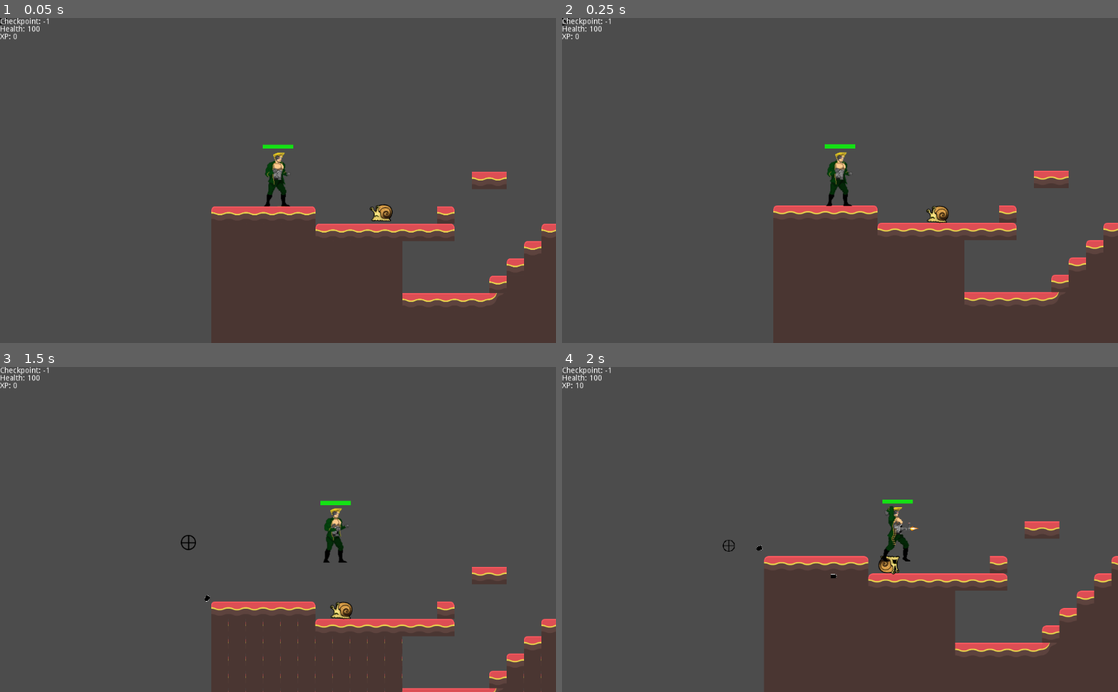
Above: before the commit, frames 1-4 (two rows, left to right).
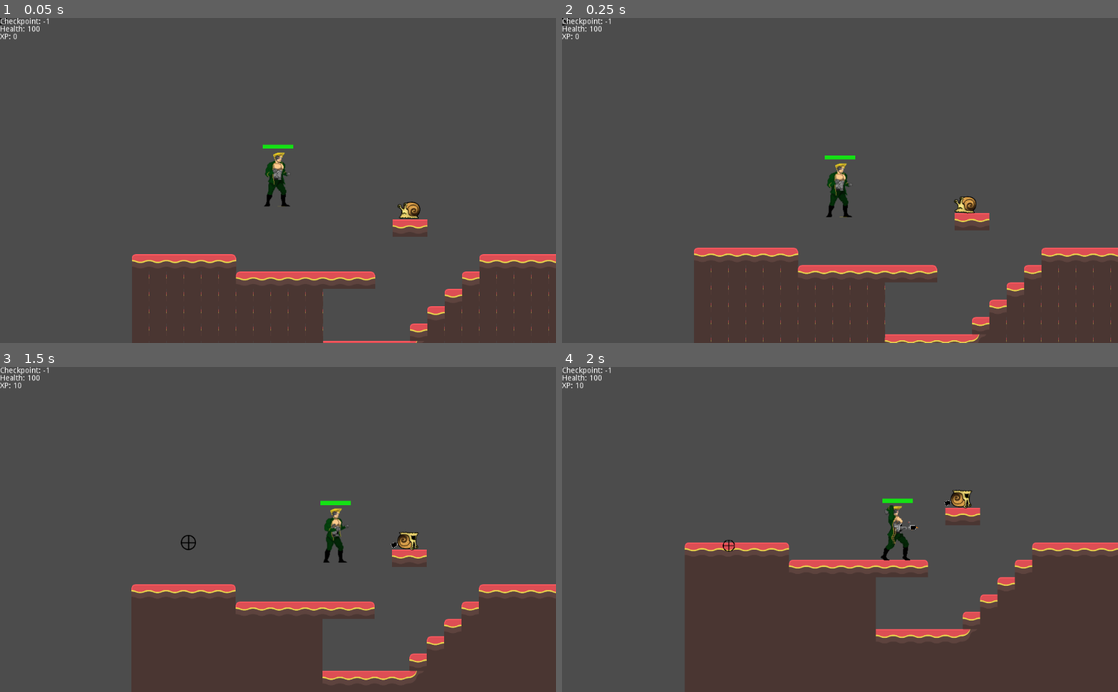
Above: after the commit, the same moments.

Repository: jfdoming/Project-B
Game: Godot game, scene res://scenes/Level2.tscn
Two runs of this game, one before a commit and one after it. Both use one fixed random seed, a clock stepped at 60 frames per second and the inputs below. This scene is started directly instead of the project's main scene.
Inputs (mouse positions are in pixels of both pictures, inside the frame that each line leads up to):
- Up to frame 1 (0.05 s): no input
- Up to frame 2 (0.25 s): no input
- Up to frame 3 (1.5 s): move the mouse to (400, 513) at 0.52 s; hold Right (ui_right) from 0.53 s (still down); click (400, 513) at 0.6 s; tap Space (ui_select) at 0.77 s; move the mouse to (166, 545) at 1.27 s; tap F (fire_chest) at 1.35 s
- Up to frame 4 (2 s): keep holding Right (ui_right); tap Space (ui_select) at 1.52 s

The runs differ from the first frame. In frame 1, 15% of the frame differs, in the area x 23-100%, y 47-100%; in frame 2, 16%; in frame 3, 14%; in frame 4, 17%, in the area x 22-100%, y 37-100%.

Commit message:
1. Fixed some minor bugs for all enemies 2. Enemies can now be killed with a bullet 3. Gregory can now jump at random intervals 4. Enemies movement is limited to some bounds

Diff:
--- a/Bullet.gd
+++ b/Bullet.gd
@@ -2,7 +2,7 @@
 
 signal kill_obtained
 
-export (int) var damage = 0
+export (int) var damage = 0 #Gets updated by Player node
 
 func _on_Timer_timeout():
 	queue_free()
--- a/Bullet.tscn
+++ b/Bullet.tscn
@@ -9,8 +9,8 @@
 
 [node name="Bullet" type="RigidBody2D"]
 z_index = 1
-collision_layer = 4
-collision_mask = 9
+collision_layer = 128
+collision_mask = 5
 gravity_scale = 0.0
 script = ExtResource( 2 )
 
@@ -28,4 +28,5 @@
 wait_time = 3.0
 one_shot = true
 autostart = true
+[connection signal="body_entered" from="." to="." method="_on_Bullet_body_entered"]
 [connection signal="timeout" from="Timer" to="." method="_on_Timer_timeout"]
--- a/Player.gd
+++ b/Player.gd
@@ -170,7 +170,6 @@
 		just_jumped = false
 	velocity = move_and_slide(velocity, Vector2(0, -1))
 
-
 func obtain_checkpoint(id, new_spawn_location):
 	# Mark if we have something to save.
 	if checkpoint != id or spawn_location != new_spawn_location:
@@ -201,7 +200,6 @@
 		return
 
 	active_damage -= damage
-
 
 func on_kill(reward):
 	if reward == 0:
@@ -256,7 +254,6 @@
 
 #This happens when an object of type enemy touches the player
 func _on_EnemyDetector_body_entered(body):
-	print(body.name)
 	if "BasicEnemy" in body.name and body.isDead == false:
 		take_damage(basic_enemy_damage)
 	if "Boomerang" in body.name and body.isDead == false:
@@ -266,3 +263,6 @@
 	for i in range(9, 24, 2):
 		if $FireChestAnimation.get_frame() == i:
 			chest_shoot()
+
+func take_damage(damage):
+	.take_damage(damage)
--- a/layout_elements/BasicEnemy.gd
+++ b/layout_elements/BasicEnemy.gd
@@ -1,6 +1,4 @@
-extends KinematicBody2D
-
-onready var player_path = get_parent().get_node("Sidescroller/Player")
+extends "res://layout_elements/kinematicBody.gd"
 
 export var killExp = 10
 
@@ -21,11 +19,7 @@
 	if isDead == false:
 		if "Player" in body.name:
 			if body.jumping ==true  && body.global_position.y < get_node("StompDetector").global_position.y:
-				isDead = true
-				get_node("CollisionShape2D").disabled = true
-				$AnimatedSprite.play("dead")
-				$Timer.start() #After this time, enemy vanishes
-				body.on_kill(killExp)
+				die()
 			else:
 				body.take_damage(body.basic_enemy_damage)
 
@@ -56,3 +50,14 @@
 
 func _on_VisibilityEnabler2D_screen_entered():
 		set_physics_process(true)
+
+func _on_BodyDamageDetector_body_entered(body):
+	if body.name == "Bullet":
+		die()
+
+func die():
+	isDead = true
+	player_node.on_kill(killExp)
+	get_node("CollisionShape2D").disabled = true
+	$AnimatedSprite.play("dead")
+	$Timer.start() #After this time, enemy vanishes
--- a/layout_elements/BasicEnemy.tscn
+++ b/layout_elements/BasicEnemy.tscn
@@ -66,10 +66,13 @@
 [sub_resource type="RectangleShape2D" id=10]
 extents = Vector2( 38.603, 18.0036 )
 
+[sub_resource type="RectangleShape2D" id=11]
+extents = Vector2( 46.4335, 33.7455 )
+
 [node name="BasicEnemy" type="KinematicBody2D"]
 position = Vector2( 1.13205, -2.64147 )
 collision_layer = 4
-collision_mask = 9
+collision_mask = 201
 script = ExtResource( 2 )
 speed = Vector2( 100, 800 )
 
@@ -103,7 +106,15 @@
 position = Vector2( 54.8454, -70.345 )
 z_index = 1
 shape = SubResource( 10 )
+
+[node name="BodyDamageDetector" type="Area2D" parent="."]
+
+[node name="CollisionShape2D" type="CollisionShape2D" parent="BodyDamageDetector"]
+modulate = Color( 0.0705882, 0.0705882, 0.0705882, 1 )
+position = Vector2( -1.83623, 5 )
+shape = SubResource( 11 )
 [connection signal="screen_entered" from="VisibilityEnabler2D" to="." method="_on_VisibilityEnabler2D_screen_entered"]
 [connection signal="screen_exited" from="VisibilityEnabler2D" to="." method="_on_VisibilityEnabler2D_screen_exited"]
 [connection signal="timeout" from="Timer" to="." method="_on_Timer_timeout"]
 [connection signal="body_entered" from="StompDetector" to="." method="_on_StompDetector_body_entered"]
+[connection signal="body_entered" from="BodyDamageDetector" to="." method="_on_BodyDamageDetector_body_entered"]
--- a/layout_elements/Boomerang.tscn
+++ b/layout_elements/Boomerang.tscn
@@ -18,7 +18,7 @@
 
 [node name="Boomerang" type="KinematicBody2D"]
 collision_layer = 32
-collision_mask = 8
+collision_mask = 32
 script = ExtResource( 1 )
 
 [node name="CollisionDetection" type="Area2D" parent="."]
@@ -60,22 +60,22 @@
 scale = Vector2( 0.312819, 0.306097 )
 
 [node name="visibilityNode8" type="VisibilityNotifier2D" parent="."]
-position = Vector2( 43.8958, 3.42958 )
+position = Vector2( 40.8958, 5.42958 )
 rotation = 0.785398
 scale = Vector2( 0.312819, 0.306097 )
 
 [node name="visibilityNode9" type="VisibilityNotifier2D" parent="."]
-position = Vector2( 14.0829, -41.0762 )
+position = Vector2( 13.0074, -37.4913 )
 rotation = 0.785398
 scale = Vector2( 0.312819, 0.306097 )
 
 [node name="visibilityNode10" type="VisibilityNotifier2D" parent="."]
-position = Vector2( 34.2171, -21.234 )
+position = Vector2( 32.4247, -19.4416 )
 rotation = 0.785398
 scale = Vector2( 0.312819, 0.306097 )
 
 [node name="visibilityNode11" type="VisibilityNotifier2D" parent="."]
-position = Vector2( -11.6063, -40.3499 )
+position = Vector2( -10.5308, -37.482 )
 rotation = 0.785398
 scale = Vector2( 0.312819, 0.306097 )
 
@@ -96,7 +96,7 @@
 texture = ExtResource( 2 )
 
 [node name="VisibilityEnabler2D" type="VisibilityEnabler2D" parent="."]
-position = Vector2( 1.85966e-05, 5.29902 )
+position = Vector2( 1.07547, 6.51488 )
 scale = Vector2( 1.69327, 1.54151 )
 [connection signal="body_entered" from="CollisionDetection" to="." method="_on_CollisionDetection_body_entered"]
 [connection signal="timeout" from="Timer" to="." method="_on_Timer_timeout"]
--- a/layout_elements/Enemy.tscn
+++ b/layout_elements/Enemy.tscn
@@ -8,7 +8,8 @@
 [node name="Enemy" type="Area2D" groups=[
 "ResetOnRespawn",
 ]]
-collision_mask = 12
+collision_layer = 4
+collision_mask = 137
 script = ExtResource( 1 )
 __meta__ = {
 "_edit_group_": true
--- a/layout_elements/Goal.gd
+++ b/layout_elements/Goal.gd
@@ -5,5 +5,6 @@
 export (bool) var hide_mouse_in_next_scene = true
 
 func _on_Goal_body_entered(body):
-	body.obtain_goal(next_scene, freeze, hide_mouse_in_next_scene)
-	Root.save_game()
+	if body.name=="Player":
+		body.obtain_goal(next_scene, freeze, hide_mouse_in_next_scene)
+		Root.save_game()
--- a/layout_elements/Gregory.gd
+++ b/layout_elements/Gregory.gd
@@ -3,10 +3,6 @@
 signal health
 
 export var killExp = 100
-
-onready var parent_node = get_parent()
-onready var player_path = "Sidescroller/Player"
-onready var player_node = get_parent().get_node(player_path)
 
 const FLOOR_NORMAL: = Vector2.UP
 
@@ -14,10 +10,10 @@
 var _velocity: = Vector2.ZERO
 
 #Max and Min speed for velocity
-export var speed: = Vector2(100.0,100.0)
+export var speed: = Vector2(100.0,800.0)
 
 #Vector increases by this factor
-export var gravity: = 2000.0
+export var gravity: = 2
 
 var isDead = false
 var isOnScreen = false
@@ -25,12 +21,12 @@
 #Damage that the player causes when jumping on Gregory
 export var jumpDamage = 20
 
-var jumping = false
-var just_jumped = false
-export (int) var jump_speed = 800
 export (float) var jump_bonus = 0.15
 
+var JumpTimerActive = false
+
 func _ready():
+	randomize() #Pick seed for random nums
 	health = max_health
 
 	emit_signal("health",max_health,max_health)
@@ -50,15 +46,21 @@
 		if is_on_wall():
 			_velocity.x *= -1.0 #change vertical direction
 
+		if is_on_floor():
+			if !JumpTimerActive:
+				var randomNum = rand_range(0.0,5.0)
+				$JumpTimer.wait_time = randomNum
+				print(randomNum)
+				$JumpTimer.start()
+				JumpTimerActive = true
+
 		# We dont do _velocity = move_and_slide(..) , because _velocity.x
 		# would restart to 0, and we don't want that. We want to be able to
 		# control _velocity.x manually.
+		_velocity.y += gravity * delta * 1000
 		_velocity.y = move_and_slide(_velocity,FLOOR_NORMAL).y
 
-		#if is_on_floor():
-			#jumping = true
-			#just_jumped = true
-			#_velocity.y = -jump_speed - jump_bonus * abs(_velocity.x)
+
 
 func rotate_gregory():
 	rotation_degrees = 0
@@ -77,6 +79,7 @@
 
 
 func _on_VisibilityEnabler2D_screen_entered():
+	isOnScreen = true
 	set_physics_process(true)
 
 func _on_StompDetector_body_entered(body):
@@ -84,22 +87,32 @@
 		if "Player" in body.name:
 			var bodyHeight = body.get_node("BodyCollisionShape").shape.get_extents().y + body.get_node("HeadCollisionShape").shape.get_extents().y
 
-			if body.jumping==true && ((body.global_position.y + bodyHeight) < get_node("StompDetector").global_position.y):
+			if ((body.global_position.y + bodyHeight) < get_node("StompDetector").global_position.y):
 				take_damage(jumpDamage)
-	else:
-		body.on_kill(killExp)
-		$StompDetector/CollisionShape2D.disabled = true
 
 func die():
+	player_node.on_kill(killExp)
 	isDead = true
 	$HealthBar.queue_free()
 	$Boomerang.queue_free()
+	$StompDetector.queue_free()
 	$Animation.play("die")
 	$Timer.start()
 
 func _on_VisibilityEnabler2D_screen_exited():
+	isOnScreen=false
 	if isDead == false && has_node("Boomerang"):
 		$Boomerang.set_stick()
 
 func _on_Timer_timeout():
 	queue_free()
+
+func _on_BodyDamageDetector_body_entered(body):
+	if body.name == "Bullet" && isOnScreen: #We can only damage gregory if he is visible on screen
+		take_damage(body.damage)#Bullet has own damage variable
+
+
+func _on_JumpTimer_timeout():
+	#Jump!
+	JumpTimerActive = false
+	_velocity.y = -speed.y - jump_bonus * abs(_velocity.x)
--- a/layout_elements/Gregory.tscn
+++ b/layout_elements/Gregory.tscn
@@ -28,14 +28,17 @@
 } ]
 
 [sub_resource type="RectangleShape2D" id=2]
-extents = Vector2( 23.3315, 88.6498 )
+extents = Vector2( 24.2345, 88.6498 )
 
 [sub_resource type="RectangleShape2D" id=3]
 extents = Vector2( 29.6378, 8.94987 )
 
+[sub_resource type="RectangleShape2D" id=4]
+extents = Vector2( 32.4193, 98.1056 )
+
 [node name="Gregory" type="KinematicBody2D"]
 collision_layer = 4
-collision_mask = 9
+collision_mask = 73
 script = ExtResource( 10 )
 
 [node name="HealthBar" parent="." instance=ExtResource( 12 )]
@@ -51,7 +54,7 @@
 animation = "stand"
 
 [node name="CollisionShape2D" type="CollisionShape2D" parent="."]
-position = Vector2( 3, 9.92751 )
+position = Vector2( 3, 0 )
 shape = SubResource( 2 )
 
 [node name="VisibilityEnabler2D" type="VisibilityEnabler2D" parent="."]
@@ -72,8 +75,21 @@
 [node name="Timer" type="Timer" parent="."]
 wait_time = 3.322
 one_shot = true
+
+[node name="BodyDamageDetector" type="Area2D" parent="."]
+
+[node name="CollisionShape2D" type="CollisionShape2D" parent="BodyDamageDetector"]
+modulate = Color( 0.145098, 0.12549, 0.262745, 1 )
+position = Vector2( 2, 3 )
+shape = SubResource( 4 )
+
+[node name="JumpTimer" type="Timer" parent="."]
+wait_time = 3.0
+one_shot = true
 [connection signal="health" from="." to="HealthBar" method="_on_Player_health"]
 [connection signal="screen_entered" from="VisibilityEnabler2D" to="." method="_on_VisibilityEnabler2D_screen_entered"]
 [connection signal="screen_exited" from="VisibilityEnabler2D" to="." method="_on_VisibilityEnabler2D_screen_exited"]
 [connection signal="body_entered" from="StompDetector" to="." method="_on_StompDetector_body_entered"]
 [connection signal="timeout" from="Timer" to="." method="_on_Timer_timeout"]
+[connection signal="body_entered" from="BodyDamageDetector" to="." method="_on_BodyDamageDetector_body_entered"]
+[connection signal="timeout" from="JumpTimer" to="." method="_on_JumpTimer_timeout"]
--- /dev/null
+++ b/layout_elements/enemyLimit.tscn
@@ -0,0 +1,11 @@
+[gd_scene load_steps=2 format=2]
+
+[sub_resource type="RectangleShape2D" id=1]
+extents = Vector2( 23.1385, 509.23 )
+
+[node name="enemyLimit" type="StaticBody2D"]
+collision_layer = 64
+collision_mask = 4
+
+[node name="CollisionShape2D" type="CollisionShape2D" parent="."]
+shape = SubResource( 1 )
--- a/layout_elements/kinematicBody.gd
+++ b/layout_elements/kinematicBody.gd
@@ -1,7 +1,9 @@
 extends KinematicBody2D
 
+onready var player_node = get_parent().get_node("Sidescroller/Player")
+
 export (float) var invuln_flicker_time = 0.1
-export (float) var invuln_time = 2
+export (float) var invuln_time = 3.5
 var invulnerable = false
 export (int) var health = 0
 export (int) var max_health = 100
@@ -40,6 +42,7 @@
 	InvulnTimer.start(invuln_time)
 	InvulnFlickerTimer.start(invuln_flicker_time)
 
+
 func die():
 	pass
 
--- a/project.godot
+++ b/project.godot
@@ -89,11 +89,13 @@
 [layer_names]
 
 2d_physics/layer_1="Solid"
-2d_physics/layer_2="Regions"
+2d_physics/layer_2="Player Regions"
 2d_physics/layer_3="Damage enemies"
 2d_physics/layer_4="Damage player"
 2d_physics/layer_5="No collision"
 2d_physics/layer_6="Enemy Weapons"
+2d_physics/layer_7="Enemy Regions"
+2d_physics/layer_8="Player Weapons"
 
 [rendering]
 
--- a/scenes/Level2.tscn
+++ b/scenes/Level2.tscn
@@ -1,10 +1,11 @@
-[gd_scene load_steps=16 format=2]
+[gd_scene load_steps=17 format=2]
 
 [ext_resource path="res://assets/Tiles-Sheet.png" type="Texture" id=1]
 [ext_resource path="res://scenes/Sidescroller.tscn" type="PackedScene" id=2]
 [ext_resource path="res://layout_elements/BasicEnemy.tscn" type="PackedScene" id=3]
 [ext_resource path="res://layout_elements/Goal.tscn" type="PackedScene" id=4]
 [ext_resource path="res://layout_elements/Gregory.tscn" type="PackedScene" id=5]
+[ext_resource path="res://layout_elements/enemyLimit.tscn" type="PackedScene" id=6]
 
 [sub_resource type="ConcavePolygonShape2D" id=1]
 segments = PoolVector2Array( 0, 0, 64, 0, 64, 0, 64, 64, 64, 64, 0, 64, 0, 64, 0, 0 )
@@ -237,14 +238,26 @@
 position = Vector2( 1893.27, 409.205 )
 
 [node name="Sidescroller" parent="." instance=ExtResource( 2 )]
-position = Vector2( -290.196, 176.148 )
+position = Vector2( 2.95123, -0.602554 )
 
 [node name="BasicEnemy" parent="." instance=ExtResource( 3 )]
-position = Vector2( 630.278, 529.798 )
+position = Vector2( 1025.42, 343.49 )
 z_index = 1
 
 [node name="TileMap" type="TileMap" parent="."]
 tile_set = SubResource( 10 )
 collision_mask = 0
 format = 1
-tile_data = PoolIntArray( 393231, 1, 0, 393232, 1, 0, 458773, 3, 0, 458793, 2, 0, 524288, 3, 0, 524289, 1, 0, 524290, 1, 0, 524291, 1, 0, 524292, 1, 0, 524293, 2, 0, 524301, 2, 0, 524308, 3, 0, 524309, 8, 0, 524310, 1, 0, 524311, 1, 0, 524312, …(5929 unchanged characters)…
+tile_data = PoolIntArray( 393231, 1, 0, 393232, 1, 0, 458793, 2, 0, 524288, 3, 0, 524289, 1, 0, 524290, 1, 0, 524291, 1, 0, 524292, 1, 0, 524293, 2, 0, 524308, 3, 0, 524309, 1, 0, 524310, 1, 0, 524311, 1, 0, 524312, …(5929 unchanged characters)…
+
+[node name="enemyLimit2" parent="." instance=ExtResource( 6 )]
+position = Vector2( 933.392, -61.7618 )
+
+[node name="enemyLimit3" parent="." instance=ExtResource( 6 )]
+position = Vector2( 1106.82, -65.7799 )
+
+[node name="enemyLimit4" parent="." instance=ExtResource( 6 )]
+position = Vector2( 2350.92, 34.3199 )
+
+[node name="enemyLimit" parent="." instance=ExtResource( 6 )]
+position = Vector2( 1303.06, 50.8449 )
Not shown: 1 places in layout_elements/BasicEnemy.tscn that only renumber resources
Not shown: 1 places in layout_elements/Gregory.tscn that only renumber resources
